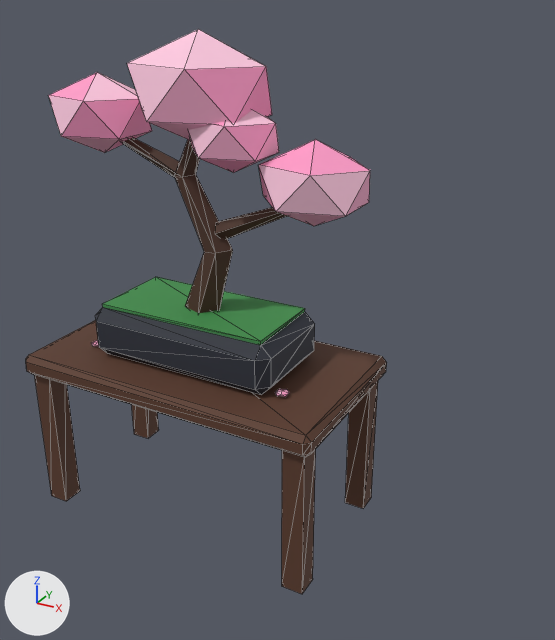
The glTF model foxspy/models/kit-tokyo-decor-2.glb: old version first, new version second.
Before and after are seen from a 50 mm camera at (1.11, -0.999, 1.436) aimed at (0.229, 0.604, 0.635). The axes (+X, +Y, +Z) are drawn at lower left. The lights are the same throughout. The picture after the commit comes second. Mesh edges are drawn as thin lines. Vertices at exactly the same position are counted once.

Objects in the first picture: 'kit-tokyo-decor-2'.
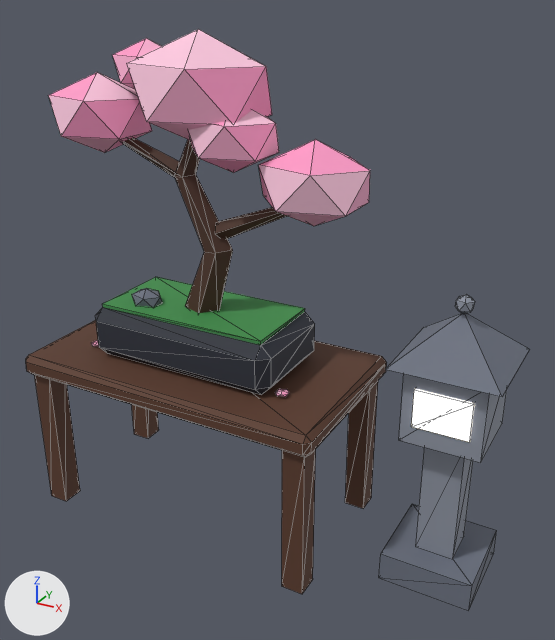
Location of each change, (x1, y1, x2, y2) in pixels of the pictures (555 x 640 px):
```json
{"object": "kit-tokyo-decor-2", "change": "reshaped", "before": [26, 29, 387, 594], "after": [26, 29, 530, 611], "on screen": "40% wider"}
{"part": 1, "of": "me_kit_tokyo_decor_2", "change": "added", "after": [379, 504, 497, 611]}
{"part": 2, "of": "me_kit_tokyo_decor_2", "change": "added", "after": [416, 447, 473, 559]}
{"part": 3, "of": "me_kit_tokyo_decor_2", "change": "added", "after": [399, 374, 507, 463]}
{"part": 4, "of": "me_kit_tokyo_decor_2", "change": "added", "after": [455, 294, 475, 314]}
{"part": 5, "of": "me_kit_tokyo_decor_2", "change": "added", "after": [113, 38, 162, 89], "on screen": "pink"}
{"part": 6, "of": "me_kit_tokyo_decor_2", "change": "added", "after": [132, 288, 162, 307]}
{"part": 7, "of": "me_kit_tokyo_decor_2", "change": "added", "after": [411, 389, 475, 442]}
{"part": 8, "of": "me_kit_tokyo_decor_2", "change": "added", "after": [386, 313, 530, 397]}
```

Edits to the scene script, one JSON object a line:
```json
{"op": "add", "block": "mat_glow", "code": ["mat_glow = bpy.data.materials.new('Glow')", "mat_glow.use_nodes = True; mat_glow.node_tree.nodes.clear()", "_N = mat_glow.node_tree.nodes; _L = mat_glow.node_tree.links", "n0 = _N.new('ShaderNodeBsdfPrincipled'); n0.name = 'Principled BSDF'", "n0.inputs[2].default_value = 0.75  # 'Roughness'", "n0.inputs[28].default_value = 1.5  # 'Emission Strength'", "n1 = _N.new('ShaderNodeOutputMaterial'); n1.name = 'Material Output'", "n2 = _N.new('ShaderNodeVertexColor'); n2.name = 'Color Attribute'", "_L.new(n0.outputs[0], n1.inputs[0])  # 'BSDF' to 'Surface'", "_L.new(n2.outputs[0], n0.inputs[0])  # 'Color' to 'Base Color'"]}
{"block": "me_kit_tokyo_decor_2", "where": "# used by ob_kit_tokyo_decor_2; location = (0.0, 0.0, 0.0)"}
{"block": "me_kit_tokyo_decor_2", "where": "# verts and faces of me_kit_tokyo_decor_2; kept vertices keep their numbers, new ones are numbered from 228"}
{"op": "remove", "block": "me_kit_tokyo_decor_2", "code": "me_kit_tokyo_decor_2.from_pydata(...)  # 228 vertices, 386 faces; spans x -0.45..0.46, y 0.35..0.85, z 0.0..1.336"}
{"op": "add", "block": "me_kit_tokyo_decor_2", "code": "me_kit_tokyo_decor_2.from_pydata(...)  # 301 vertices, 500 faces; spans x -0.45..0.834, y 0.35..0.85, z 0.0..1.336"}
{"block": "me_kit_tokyo_decor_2", "change": "me_kit_tokyo_decor_2 part 1: a new loose piece, a box spanning x 0.58..0.82, y 0.52..0.76, z 0.0..0.08, in mat_main"}
{"block": "me_kit_tokyo_decor_2", "change": "me_kit_tokyo_decor_2 part 2: a new loose piece, a box spanning x 0.65..0.75, y 0.59..0.69, z 0.08..0.42, in mat_main"}
{"block": "me_kit_tokyo_decor_2", "change": "me_kit_tokyo_decor_2 part 3: a new loose piece, a box spanning x 0.6..0.8, y 0.54..0.74, z 0.42..0.62, in mat_main"}
{"block": "me_kit_tokyo_decor_2", "change": "me_kit_tokyo_decor_2 part 4: a new loose piece, an icosphere of 20 faces spanning x 0.678..0.722, y 0.619..0.661, z 0.735..0.785, in mat_main"}
{"block": "me_kit_tokyo_decor_2", "change": "me_kit_tokyo_decor_2 part 5: a new loose piece, an icosphere of 20 faces spanning x -0.239..-0.061, y 0.543..0.697, z 1.17..1.31, in mat_main"}
{"block": "me_kit_tokyo_decor_2", "change": "me_kit_tokyo_decor_2 part 6: a new loose piece, an icosphere of 20 faces spanning x -0.195..-0.105, y 0.516..0.584, z 0.61..0.67, in mat_main"}
{"block": "me_kit_tokyo_decor_2", "change": "me_kit_tokyo_decor_2 part 7: a new loose piece, a box spanning x 0.63..0.77, y 0.535..0.745, z 0.47..0.57, in mat_glow"}
{"block": "me_kit_tokyo_decor_2", "change": "me_kit_tokyo_decor_2 part 8"}
{"op": "add", "block": "me_kit_tokyo_decor_2", "code": "verts[228] = (0.834, 0.774, 0.62)  # pixel (529, 349)"}
{"op": "add", "block": "me_kit_tokyo_decor_2", "code": "verts[229] = (0.566, 0.774, 0.62)  # pixel (423, 327)"}
{"op": "add", "block": "me_kit_tokyo_decor_2", "code": "verts[230] = (0.566, 0.506, 0.62)  # pixel (385, 369)"}
{"op": "add", "block": "me_kit_tokyo_decor_2", "code": "verts[231] = (0.834, 0.506, 0.62)  # pixel (502, 396)"}
{"op": "add", "block": "me_kit_tokyo_decor_2", "code": "verts[232] = (0.7, 0.64, 0.74)"}
{"op": "add", "block": "me_kit_tokyo_decor_2", "code": "faces += [(228, 229, 232), (229, 230, 232), (230, 231, 232), (228, 232, 231), (228, 231, 230), (228, 230, 229)]  # mat_main"}
{"op": "add", "block": "me_kit_tokyo_decor_2", "code": "me_kit_tokyo_decor_2.materials.append(mat_glow)"}
```
